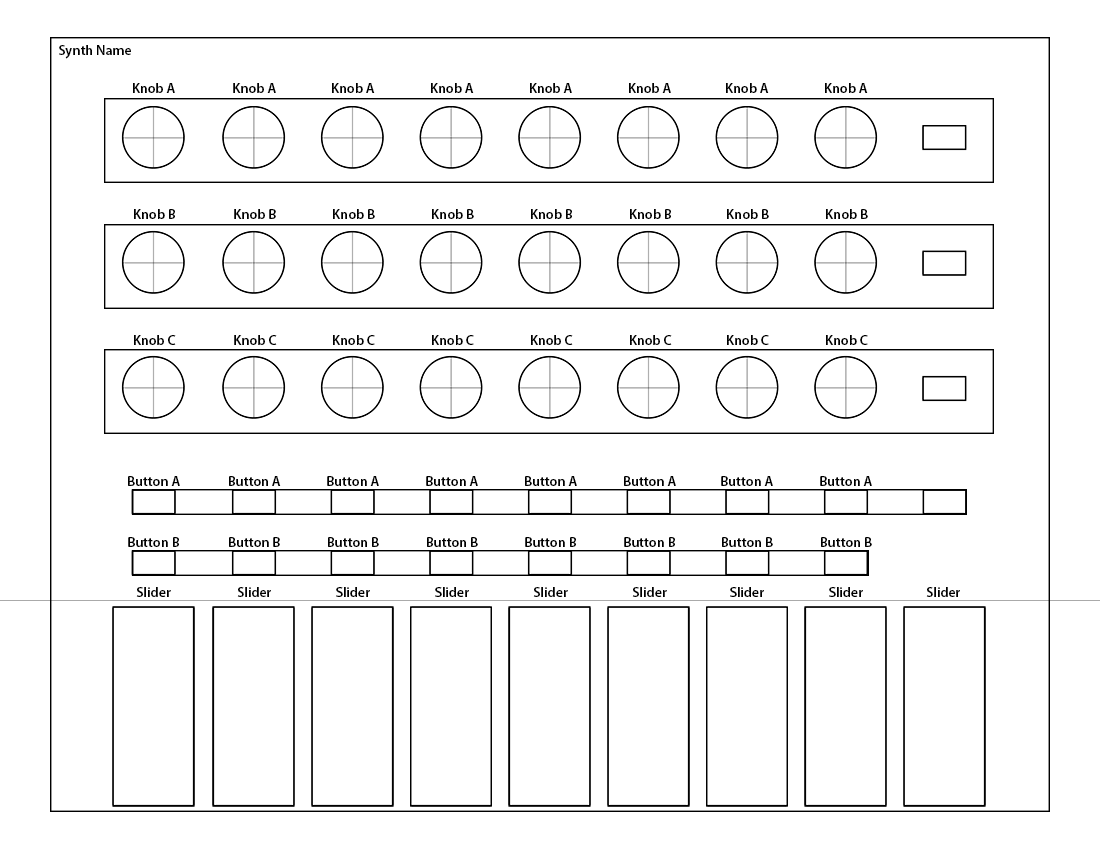
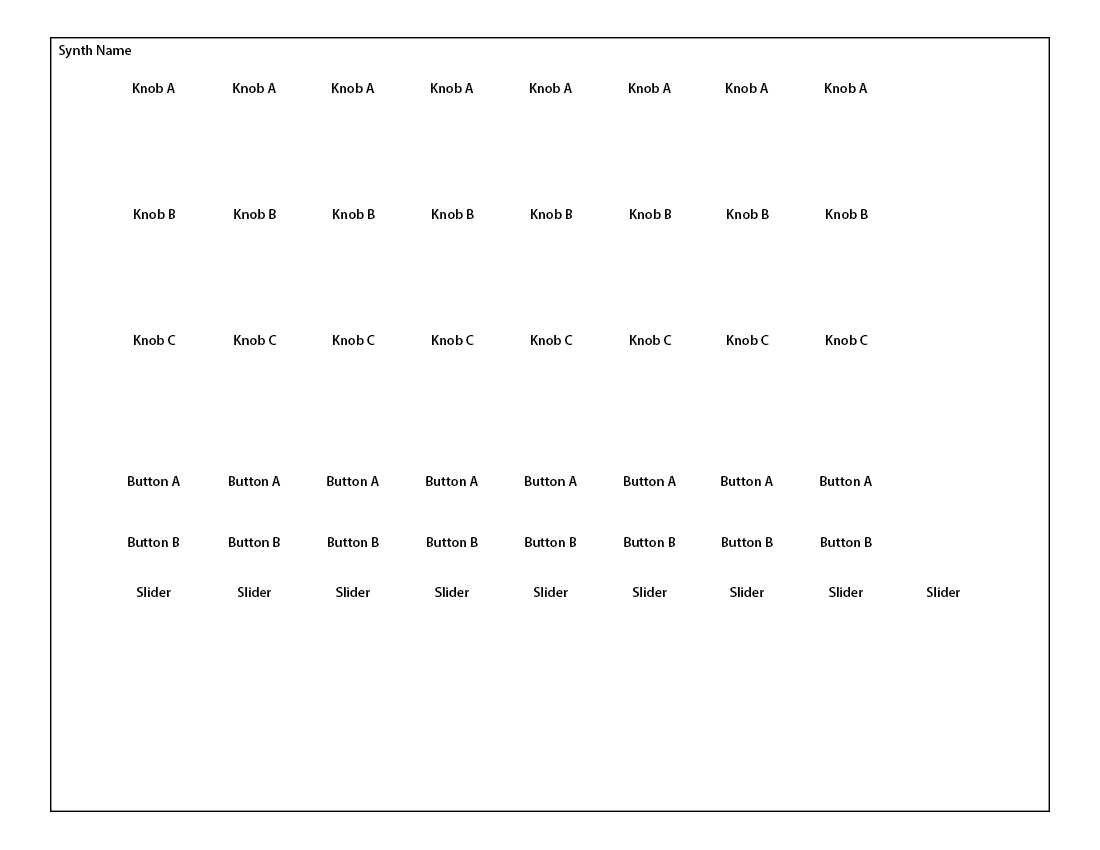
The second 1100x850 image is a revision of the first. Changes to its layers:
hid group "Cutouts" (6 layers) over [0, 98, 1100, 601]
hid group "Controls" (9 layers) over [112, 106, 986, 807]
